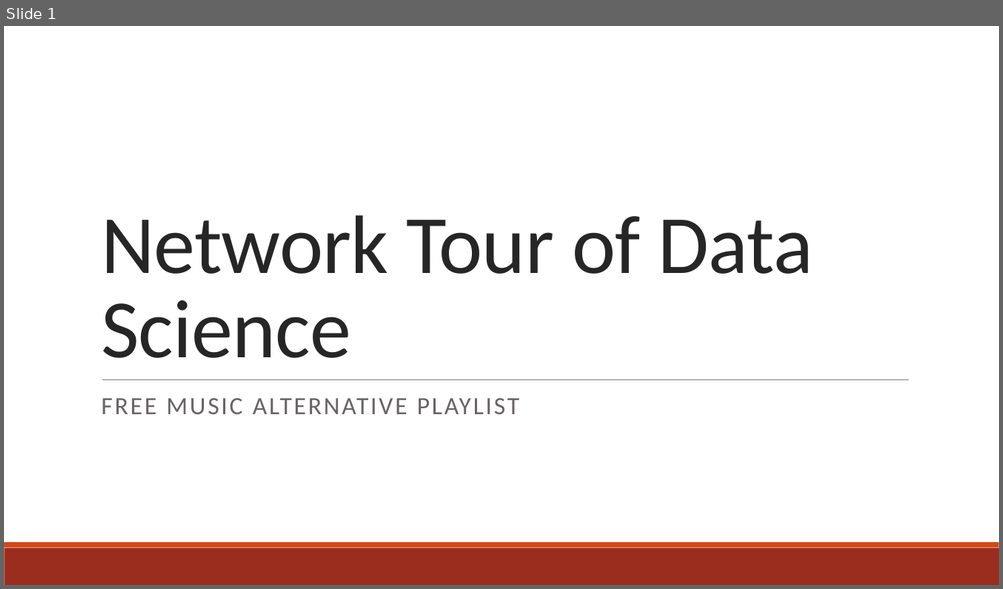
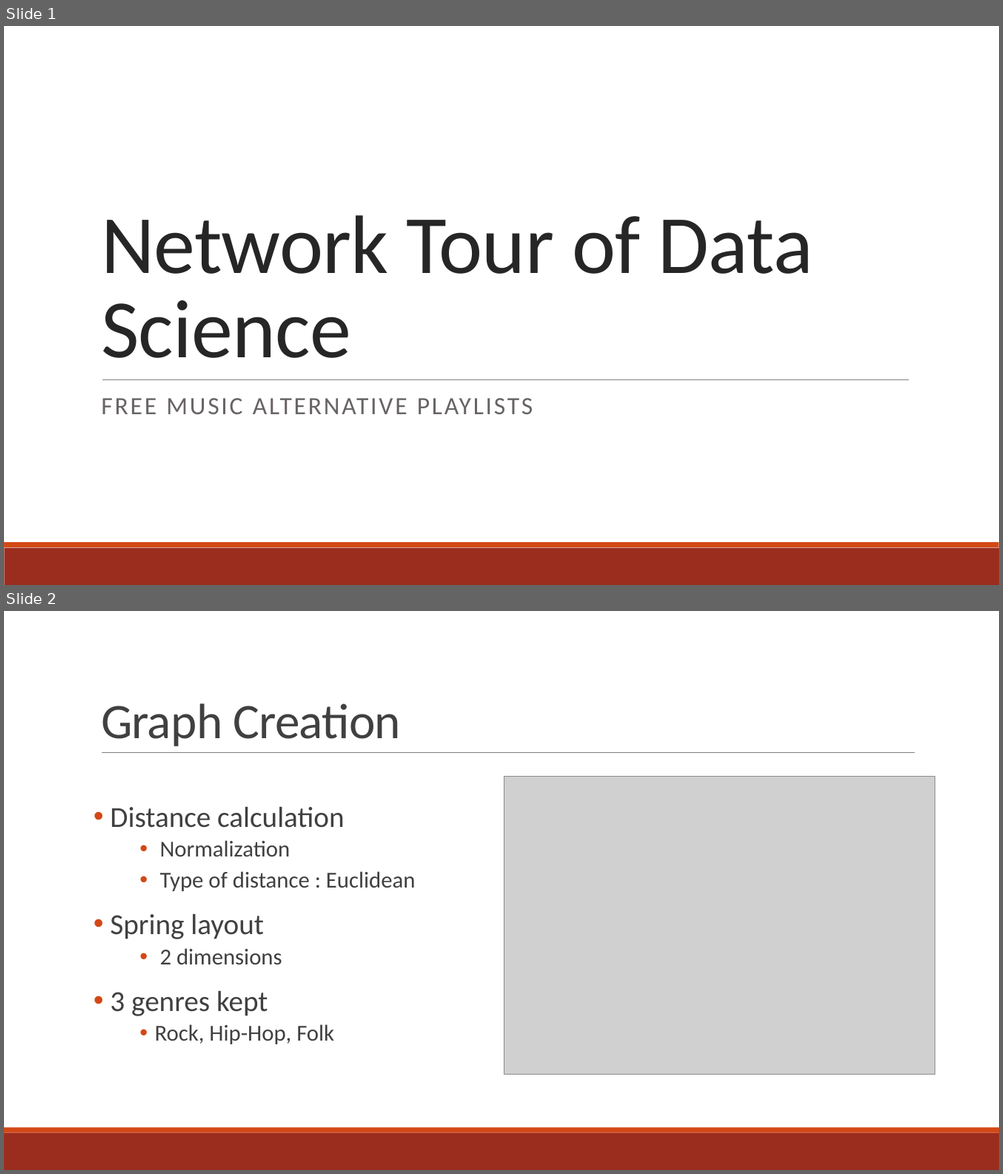
Before and after one commit to TTimTT/NTDS_Project, a slide deck: Project/Oral/Project_Presentation.pptx. Shown one above the other, each under a label of ours: slide 1 before the commit, slides 1 and 2 after it. The pictures are 1003x589 and 1003x1174 pixels, drawn with LibreOffice and Linux fonts; fonts in the diff are those of the drawing; grey boxes stand for pictures. Boxes give left, top, right and bottom in pixels: in the first picture for what was removed or moved away, otherwise in the second. Text is boxed around its words. In the diff, an @@ line names an element or a change of style, - is before the commit and + after.

```diff
--- a/Project/Oral/Project_Presentation.pptx
+++ b/Project/Oral/Project_Presentation.pptx
@@ slide 2 added at <box>4,611,999,1170</box>, background #FFFFFF; not listed: 2 template elements that a slide beside it also shows @@
@@ title added at <box>101,703,401,746</box>, 48 pt, text #404040 @@
+Graph Creation
@@ line added from (102, 753) to (915, 753), #808080 0.5 pt @@
@@ picture added at <box>504,777,935,1075</box> @@
@@ text added at <box>110,806,415,1045</box>, 22 pt, text #404040 @@
+• Distance calculation
+      • Normalization
+      • Type of distance : Euclidean
+• Spring layout
+      • 2 dimensions
+• 3 genres kept
+      • Rock, Hip-Hop, Folk
@@ slide 1 changed as well @@
@@ subtitle at <box>101,398,533,414</box>: text changed @@
-FREE MUSIC ALTERNATIVE PLAYLIST
+FREE MUSIC ALTERNATIVE PLAYLISTS
```
Also in this commit, not shown: 3 other slides changed, 3 other slides added, 4 slides removed.
